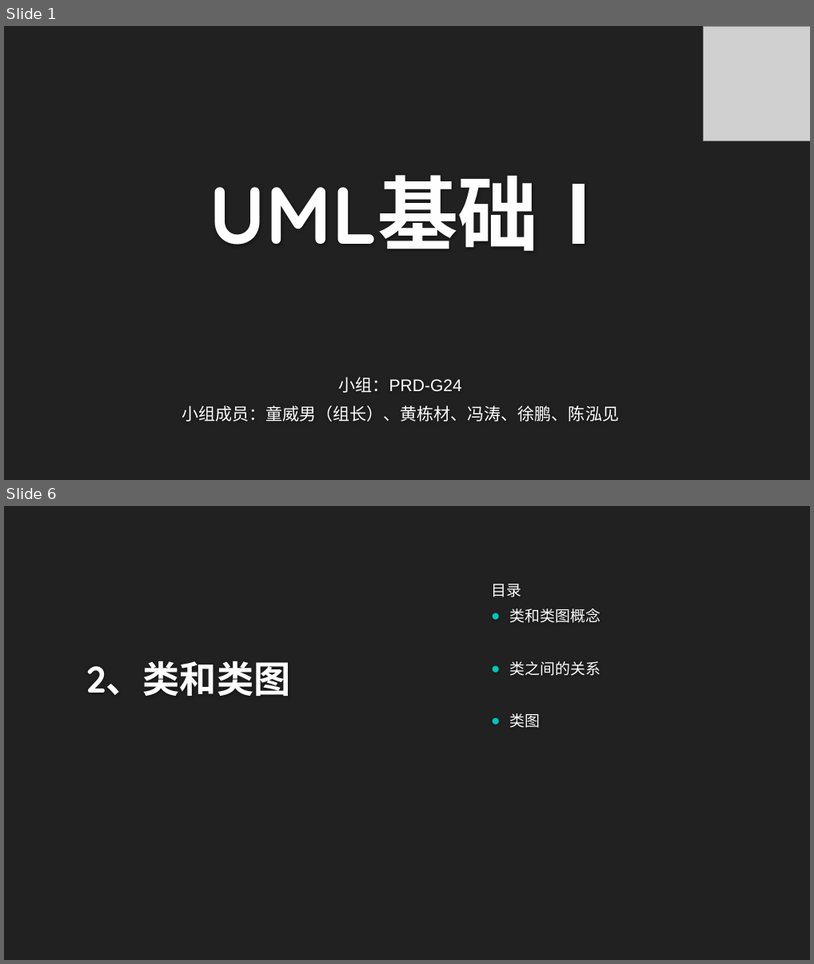
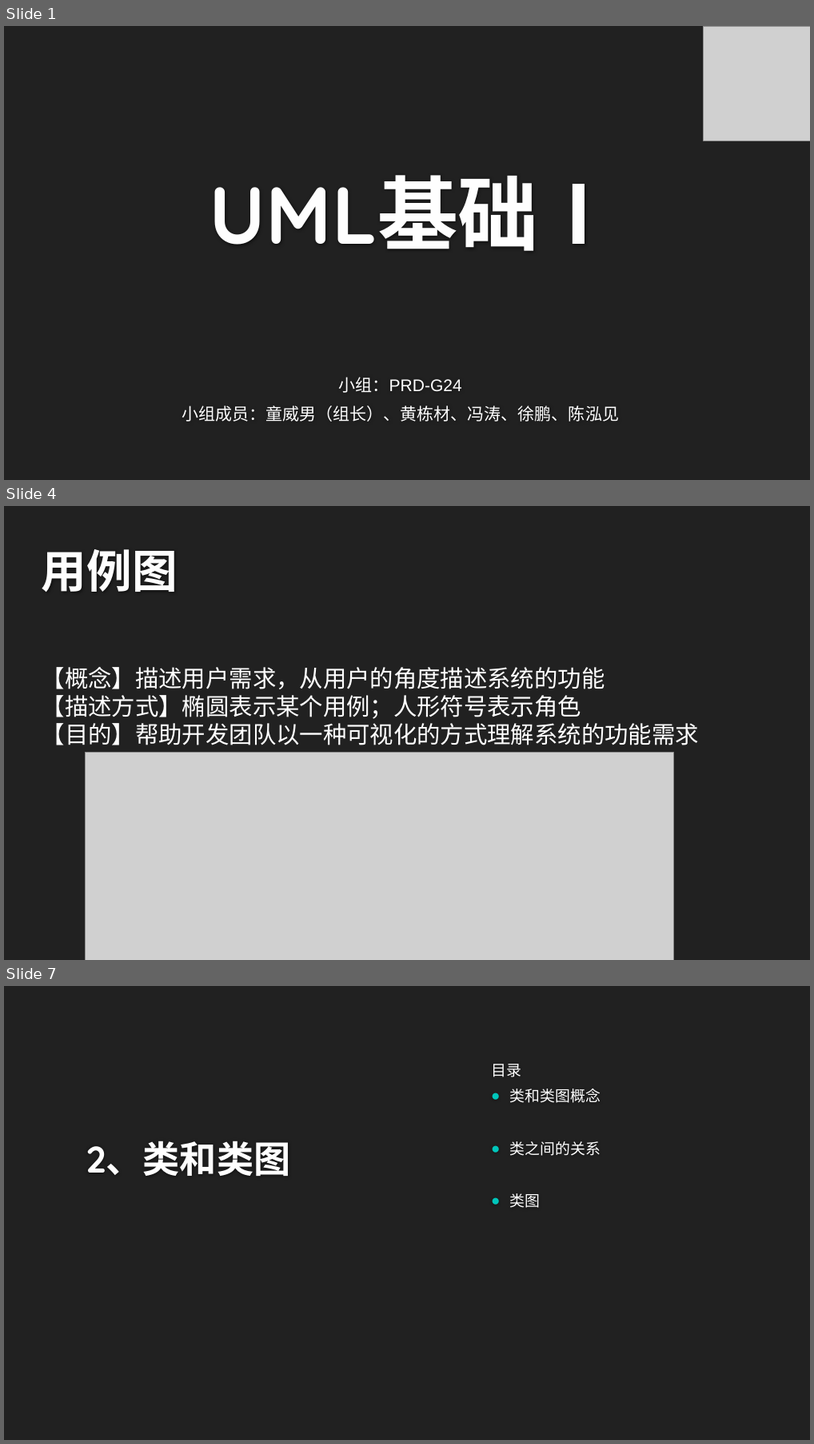
Before and after one commit to twn422/PRD2017, a slide deck: PRD-2017-G24/STW/非受控文件/翻转课堂作业/UML基础1/UML基础Ⅰ.pptx. Shown one above the other, each under a label of ours: slides 1 and 6 before the commit, slides 1, 4 and 7 after it; the slides between them are not shown. The pictures are 814x964 and 814x1444 pixels, drawn with LibreOffice and Linux fonts; fonts in the diff are those of the drawing; grey boxes stand for pictures; background and template pictures are left out. Boxes give left, top, right and bottom in pixels: in the first picture for what was removed or moved away, otherwise in the second. Text is boxed around its words. In the diff, an @@ line names an element or a change of style, - is before the commit and + after.

```diff
--- a/PRD-2017-G24/STW/非受控文件/翻转课堂作业/UML基础1/UML基础Ⅰ.pptx
+++ b/PRD-2017-G24/STW/非受控文件/翻转课堂作业/UML基础1/UML基础Ⅰ.pptx
@@ slide 4 added at (4, 506, 810, 960), background #212121 @@
@@ title added at (42, 549, 178, 592), 54 pt, text #FEFEFE, bold @@
+用例图
@@ text added at (42, 667, 699, 745), 28 pt, text #FFFFFF @@
+【概念】描述用户需求，从用户的角度描述系统的功能
+【描述方式】椭圆表示某个用例；人形符号表示角色
+【目的】帮助开发团队以一种可视化的方式理解系统的功能需求
@@ picture added at (85, 752, 674, 960) @@
@@ what was slide 6 is now slide 7 @@
```
Also in this commit, not shown: 1 slide changed, 2 other slides added, 2 slides removed, 5 other files.
